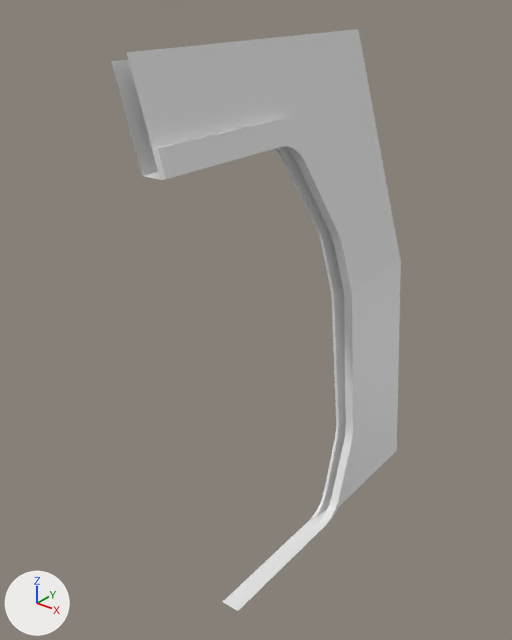
The FBX model Import/Module_Encadrement_Porte_Droite.fbx, before and after one commit.
Rendered twice from a 50 mm camera at (12.01, -2.3, 3.39) aimed at (9.52, 0.82, 1.45). The axes (+X, +Y, +Z) are drawn at lower left. The lights are the same throughout. Where no turn or scale is listed for an object, it has been applied to the vertices.

Script lines for the objects in view, before the commit:
```python
me_mesh = bpy.data.meshes.new('Mesh')
me_mesh.from_pydata(...)  # 380 vertices, 673 faces; spans x 9.31..10.04, y 0.0..2.0, z -0.01..3.07
ob_object078 = bpy.data.objects.new('Object078', me_mesh)
ob_object078.location = (0.0, 0.0, 0.0)
```
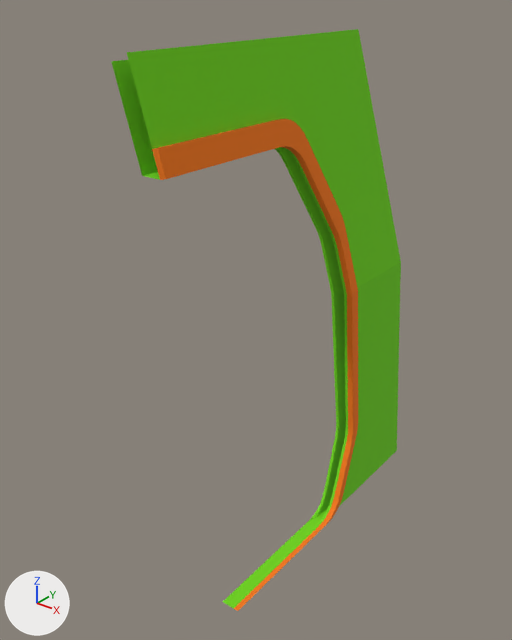
Where the change shows, as pixel boxes [x1, y1, x2, y2] in the pictures (512 x 640 px):
part 1 of me_mesh, recoloured (grey to green)
    both: [111, 29, 401, 609]
part 2 of me_mesh, recoloured
    both: [152, 119, 358, 416]
part 3 of me_mesh, recoloured (white to orange)
    both: [234, 307, 358, 611]

The change, as a diff of the scene's bpy script:
```diff
--- a/Import/Module_Encadrement_Porte_Droite.fbx.py
+++ b/Import/Module_Encadrement_Porte_Droite.fbx.py
@@ mat_material__42 @@
+mat_material__42 = principled_material('Material #42')
+mat_material__42.base_color = (0.153, 0.655, 0.0)  # green #6dd400
+mat_material__42.roughness = 0.859
@@ mat_material__43 @@
+mat_material__43 = principled_material('Material #43')
+mat_material__43.base_color = (0.91, 0.184, 0.0)  # orange #f57700
+mat_material__43.roughness = 0.859
@@ me_mesh @@
 me_mesh.from_pydata(...)  # 380 vertices, 673 faces; spans x 9.31..10.04, y 0.0..2.0, z -0.01..3.07
 # used by ob_object078; location = (0.0, 0.0, 0.0)
+# me_mesh part 1: 487 of the faces centred in x 9.37..10.0, y 0.01..1.76, z 0.0..2.89 switch from no material to mat_material__42 (green #6dd400)
+# me_mesh part 2: 95 of the faces centred in x 9.56..9.94, y 0.0..1.36, z 1.25..2.67 switch from no material to mat_material__43 (orange #f57700)
+# me_mesh part 3: 91 of the faces centred in x 9.94..10.04, y 0.0..1.36, z 0.0..0.95 switch from no material to mat_material__43 (orange #f57700)
```
